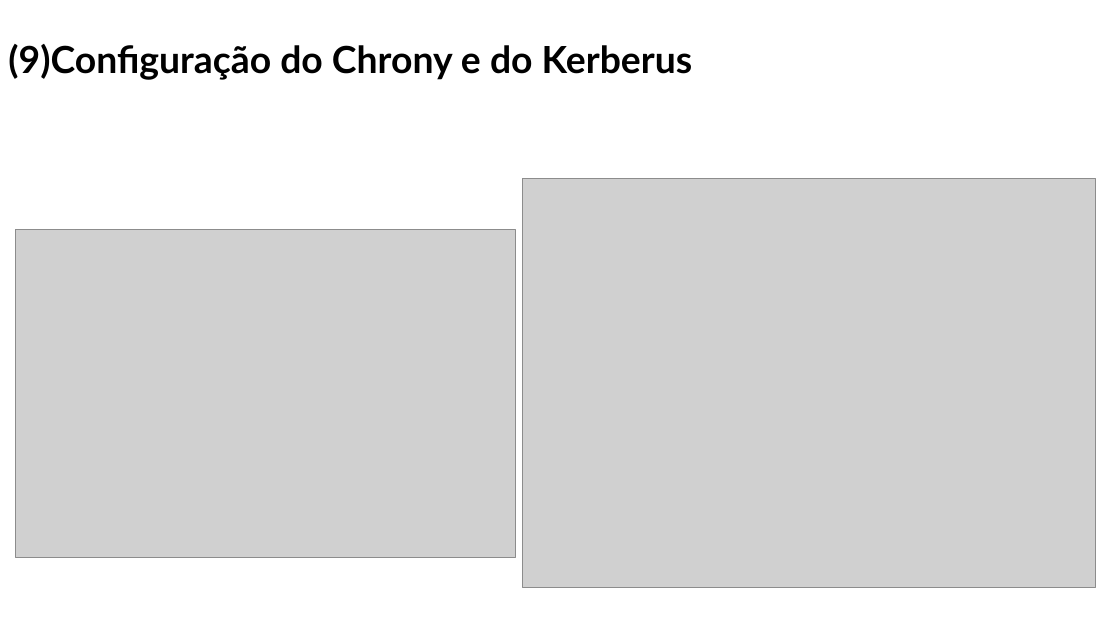
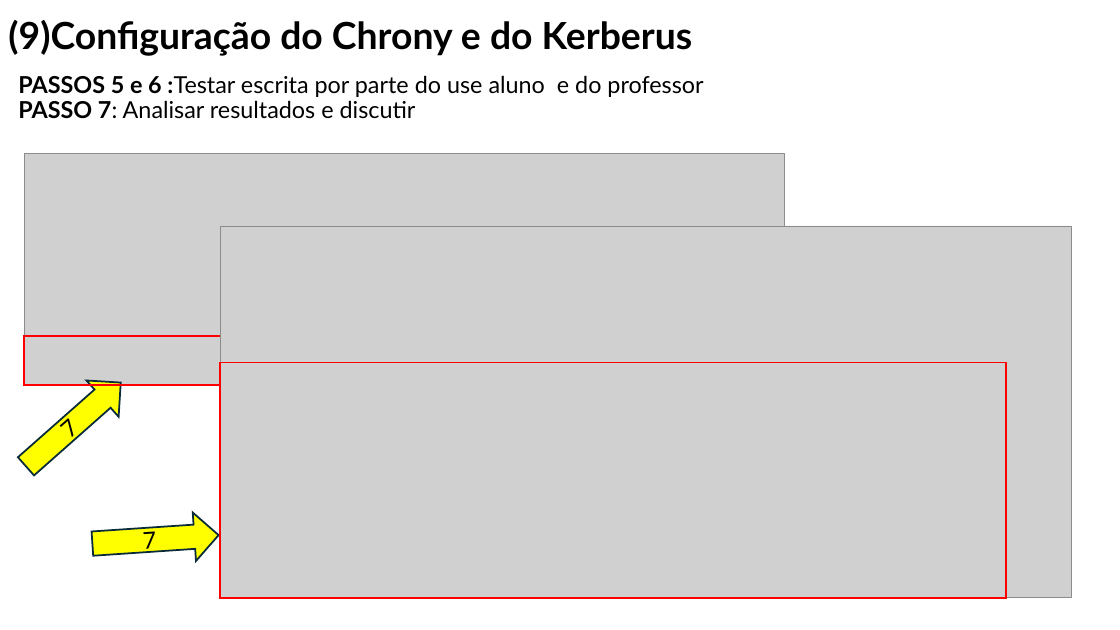
Before and after one commit to orlandonss/TrabalhoSR2, a slide deck: slide 36 of Apresentacoes_Workshop/WORKSHOP WINDOWS AD DS & LINUX SERVICES.pptx (slide 33 before the commit). Drawn at 1120x630 pixels with LibreOffice and Linux fonts; fonts in the diff are those of the drawing; grey boxes stand for pictures. Boxes give left, top, right and bottom in pixels: in the first picture for what was removed or moved away, otherwise in the second. Text is boxed around its words. In the diff, an @@ line names an element or a change of style, - is before the commit and + after.

```diff
--- a/Apresentacoes_Workshop/WORKSHOP WINDOWS AD DS & LINUX SERVICES.pptx
+++ b/Apresentacoes_Workshop/WORKSHOP WINDOWS AD DS & LINUX SERVICES.pptx
@@ title "(9)Configuração do Chrony e do ...": place and size @@
-title "(9)Configuração do Chrony e do ..." at (8,44,693,80)
+title "(9)Configuração do Chrony e do ..." at (8,20,693,56)
@@ text added at (18,75,703,119), 20 pt, text #000000 @@
+PASSOS 5 e 6 :Testar escrita por parte do use aluno e do professor
+PASSO 7: Analisar resultados e discutir
@@ picture added at (24,154,785,386) @@
@@ picture removed at (15,229,515,557) @@
@@ picture: place and size @@
-picture at (523,179,1095,588)
+picture at (220,226,1071,598)
@@ rectangle added at (24,336,597,386), outline #FF0000 1.5 pt @@
@@ right arrow added at (10,364,137,485), fill #FFFF00, outline #092A39 1.5 pt, 20 pt, text #000000 @@
+7
@@ rectangle added at (220,363,1007,598), outline #FF0000 1.5 pt @@
@@ right arrow added at (91,511,221,568), fill #FFFF00, outline #092A39 1.5 pt, 20 pt, text #000000 @@
+7
```
Also in this commit, not shown: 1 other slide changed, 4 slides added, 10 other files.
